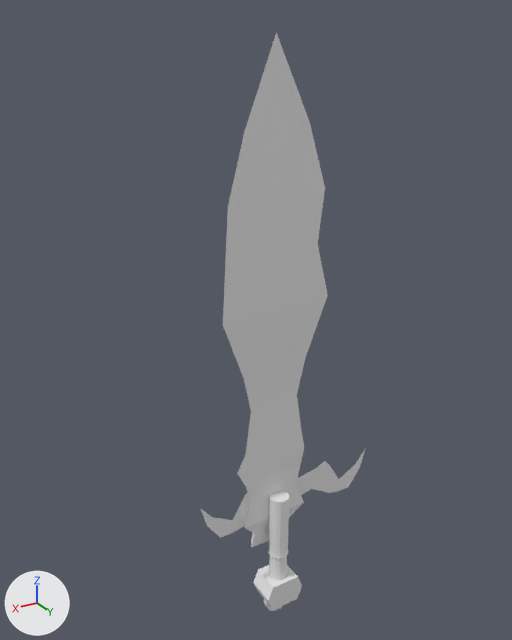
An edit to the Blender file week 5/day 1/sword/Untitled.blend, drawn before and after from the same camera.
Rendered twice from a 50 mm camera at (1.19, 2.13, 2.4) aimed at (-0.09, 0.0, 1.33). Arrows for +X, +Y and +Z are at lower left; the lights stay in place.

The scene before the commit, as lines of its bpy script (objects in view):
```python
me_cube = bpy.data.meshes.new('Cube')
me_cube.from_pydata([(0.088, 0.255, 0.5), (0.12, 0.277, 0.491), (0.064, 0.255, 0.436), (0.1, 0.277, 0.415), (-0.085, 0.255, 0.508), (-0.125, 0.272, 0.501), (-0.059, 0.255, 0.438), (-0.106, 0.272, 0.417)], [], [(0, 4, 6, 2), (7, 6, 4, 5), (5, 1, 3, 7), (1, 0, 2, 3)])
me_cube.materials.append(mat_material)  # white #e7e7e7
me_cube_001 = bpy.data.meshes.new('Cube.001')
me_cube_001.from_pydata(...)  # 53 vertices, 26 faces; spans x -0.21..0.21, y 0.25..0.29, z 0.49..2.02
me_cube_001.materials.append(mat_material)  # white #e7e7e7
me_cube_002 = bpy.data.meshes.new('Cube.002')
me_cube_002.from_pydata(...)  # 16 vertices, 13 faces; spans x -0.141..0.132, y 0.205..0.285, z 0.161..0.438
me_cube_002.materials.append(mat_material)  # white #e7e7e7
me_cube_005 = bpy.data.meshes.new('Cube.005')
me_cube_005.from_pydata(...)  # 49 vertices, 20 faces; spans x -0.21..0.21, y 0.25..0.29, z 0.49..2.02
me_cube_005.materials.append(mat_material)  # white #e7e7e7
me_cylinder = bpy.data.meshes.new('Cylinder')
me_cylinder.from_pydata(...)  # 75 vertices, 62 faces; spans x -0.041..0.041, y 0.007..0.089, z -0.429..0.023
ob_cube = bpy.data.objects.new('Cube', me_cube)
ob_cube.location = (0.0, 0.0, 0.331)
ob_cube_001 = bpy.data.objects.new('Cube.001', me_cube_001)
ob_cube_001.location = (0.0, 0.0, 0.331)
ob_cube_002 = bpy.data.objects.new('Cube.002', me_cube_002)
ob_cube_002.location = (0.0, 0.0, 0.331)
ob_cylinder = bpy.data.objects.new('Cylinder', me_cylinder)
ob_cylinder.location = (-0.012, 0.251, 0.719)
ob_edge = bpy.data.objects.new('edge', me_cube_005)
ob_edge.location = (0.0, 0.0, 0.331)
# also in view: 'Plane' at (-0.08, 0.26, 0.7); 'Cube.003' at (-0.01, 0.3, 0.3)
```
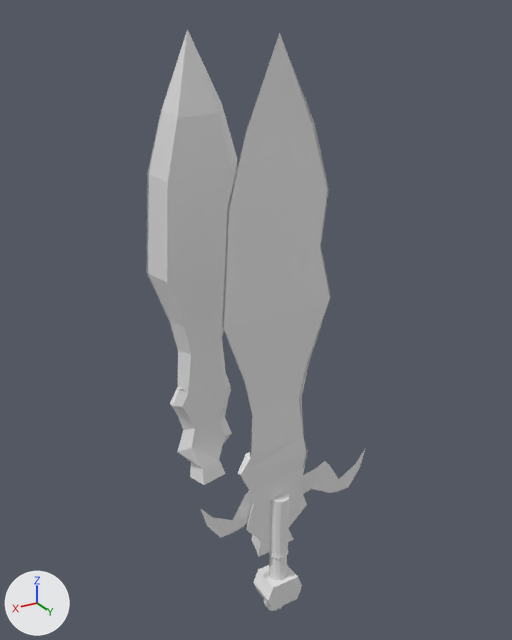
Boxes (x1, y1, x2, y2) around the edits, measured in the pictures (512 x 640 px):
'Cube.001', reshaped, modifiers changed (75% wider): before (223, 33, 328, 486); after (146, 29, 330, 489)
'edge', reshaped, modifiers changed (not visible before): after (148, 32, 331, 467)
'Cube.002', modifiers changed (117% wider, 115% taller): before (245, 483, 304, 547); after (178, 417, 307, 556)
'Cube', modifiers changed (129% wider, 176% taller): before (246, 464, 301, 501); after (178, 401, 305, 505)

The change, as a list of edits to the scene's bpy script:
```text
Change me_cube_001:
    used by ob_cube_001; location = (0.0, 0.0, 0.331)
    remove me_cube_001.from_pydata(...)  # 53 vertices, 26 faces; spans x -0.21..0.21, y 0.25..0.29, z 0.49..2.02
    add me_cube_001.from_pydata(...)  # 52 vertices, 25 faces; spans x -0.2..0.22, y 0.25..0.31, z 0.49..2.02
    me_cube_001 part 1
    2 vertices are removed from x -0.14..-0.12, y 0.27..0.28, z 0.57..0.64
    3 faces are deleted
    10 vertices in x -0.21..0.19, y 0.27..0.28, z 0.8..2.02 move by (0.01, 0.03, 0.0)
    4 vertices in x 0.1..0.21, y 0.28..0.29, z 0.63..1.75 move by (0.01, 0.02, 0.0)
    3 vertices in x -0.13, y 0.27, z 0.5..0.64 move by (0.02, 0.03, 0.0)
    3 vertices move from x 0.12..0.16, y 0.28, z 0.49..0.63 to x 0.11..0.15, y 0.3, z 0.49..0.63
    1 vertex is added at (-0.13, 0.3, 0.57)
    2 new faces join them
Change me_cube_005:
    used by ob_edge; location = (0.0, 0.0, 0.331)
    remove me_cube_005.from_pydata(...)  # 49 vertices, 20 faces; spans x -0.21..0.21, y 0.25..0.29, z 0.49..2.02
    add me_cube_005.from_pydata(...)  # 49 vertices, 20 faces; spans x -0.21..0.22, y 0.25..0.3, z 0.49..2.02
    me_cube_005 part 2: 20 of the vertices in x -0.21..0.21, y 0.27..0.29, z 0.49..2.02 are scaled about their middle by (1.01, -0.00986, 1), then moved by (0.0, 0.02, 0.0)
Change ob_cube:
    add _m = ob_cube.modifiers.new('Mirror', 'MIRROR')
    add _m.use_axis = (False, True, False)
Change ob_cube_001:
    add _m = ob_cube_001.modifiers.new('Mirror', 'MIRROR')
    add _m.use_axis = (False, True, False)
Change ob_cube_002:
    add _m = ob_cube_002.modifiers.new('Mirror', 'MIRROR')
    add _m.use_axis = (False, True, False)
Change ob_edge:
    add _m = ob_edge.modifiers.new('Mirror', 'MIRROR')
    add _m.use_axis = (False, True, False)
```
